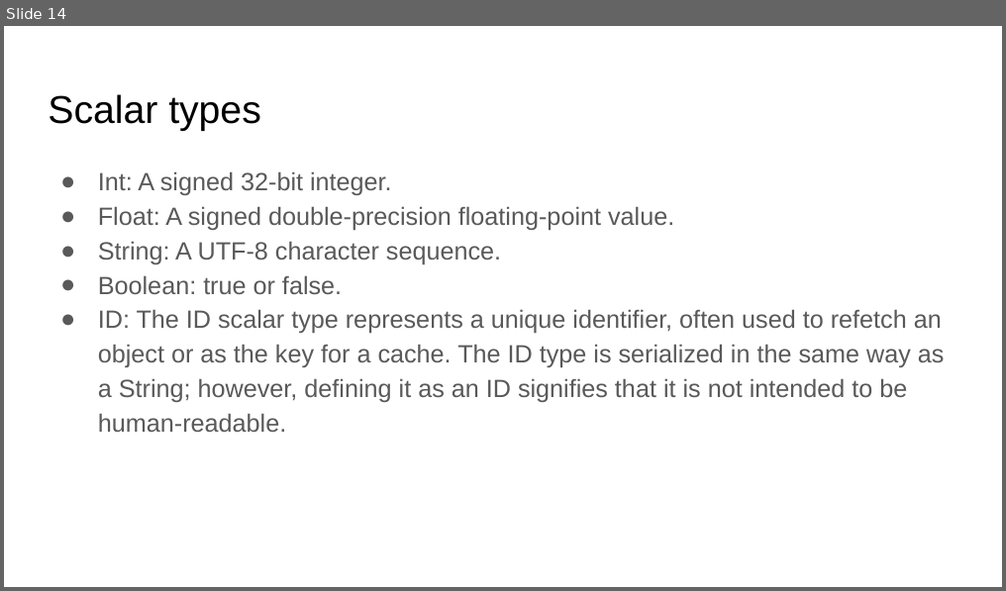
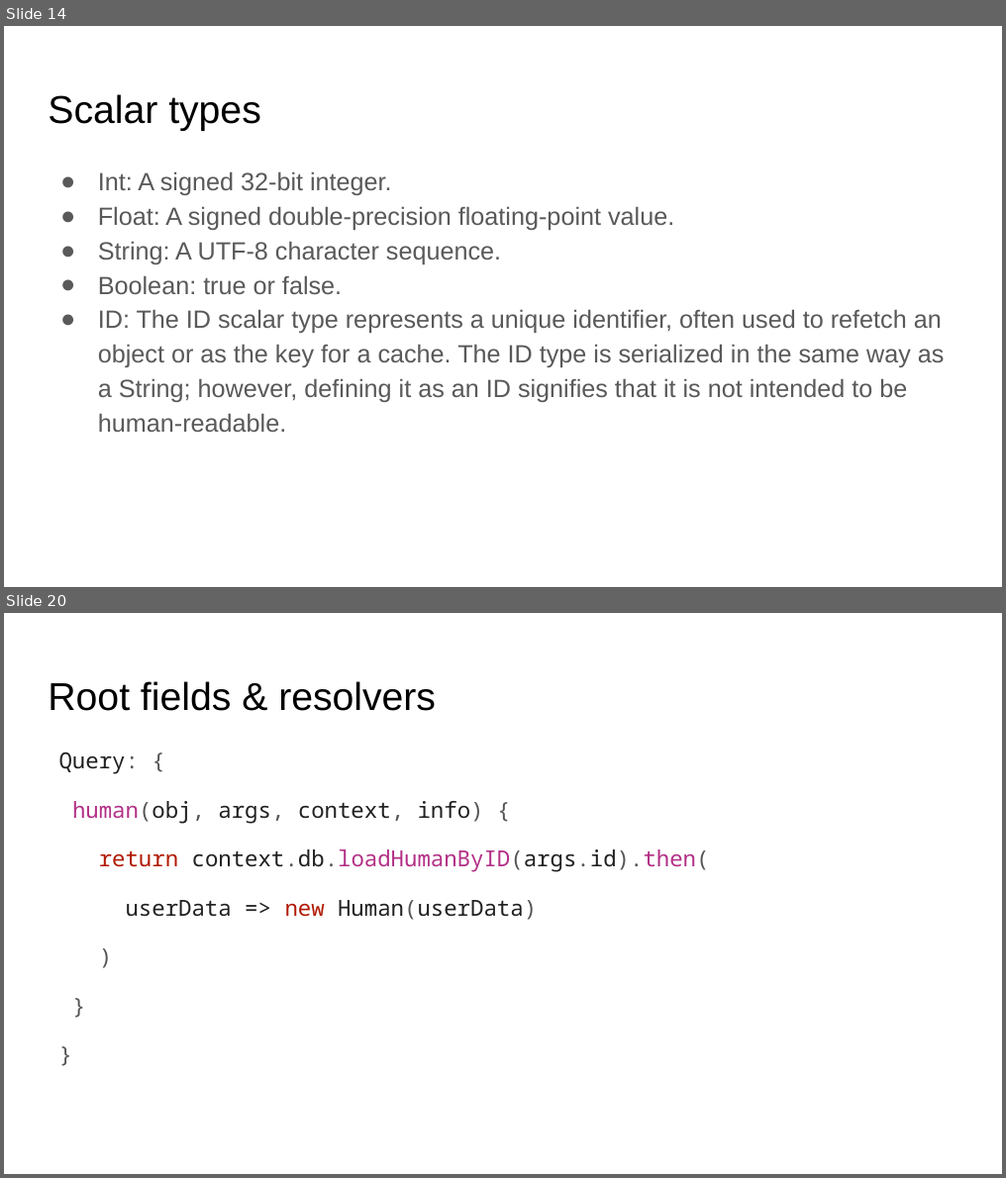
Before and after one commit to Romander/GraphQL-.NET-Presentation, a slide deck: GraphQL ❤️ .NET.pptx. Shown one above the other, each under a label of ours: slide 14 before the commit, slides 14 and 20 after it; the slides between them are not shown. The pictures are 1006x591 and 1006x1178 pixels, drawn with LibreOffice and Linux fonts; fonts in the diff are those of the drawing. Boxes give left, top, right and bottom in pixels: in the first picture for what was removed or moved away, otherwise in the second. Text is boxed around its words. In the diff, an @@ line names an element or a change of style, - is before the commit and + after.

Commit message:
update schema info and resolvers

```diff
--- a/GraphQL ❤️ .NET.pptx
+++ b/GraphQL ❤️ .NET.pptx
@@ slide 20 added at box(4, 613, 1002, 1174), background #FFFFFF @@
@@ title added at box(48, 681, 436, 711), 28 pt, text #000000 @@
+Root fields & resolvers
@@ text added at box(59, 752, 710, 920), 16 pt, text #202020 @@
+Query: {
+human(obj, args, context, info) {
+return context.db.loadHumanByID(args.id).then(
+userData => new Human(userData)
+)
+}
+}
```
Also in this commit, not shown: 6 other slides added.
